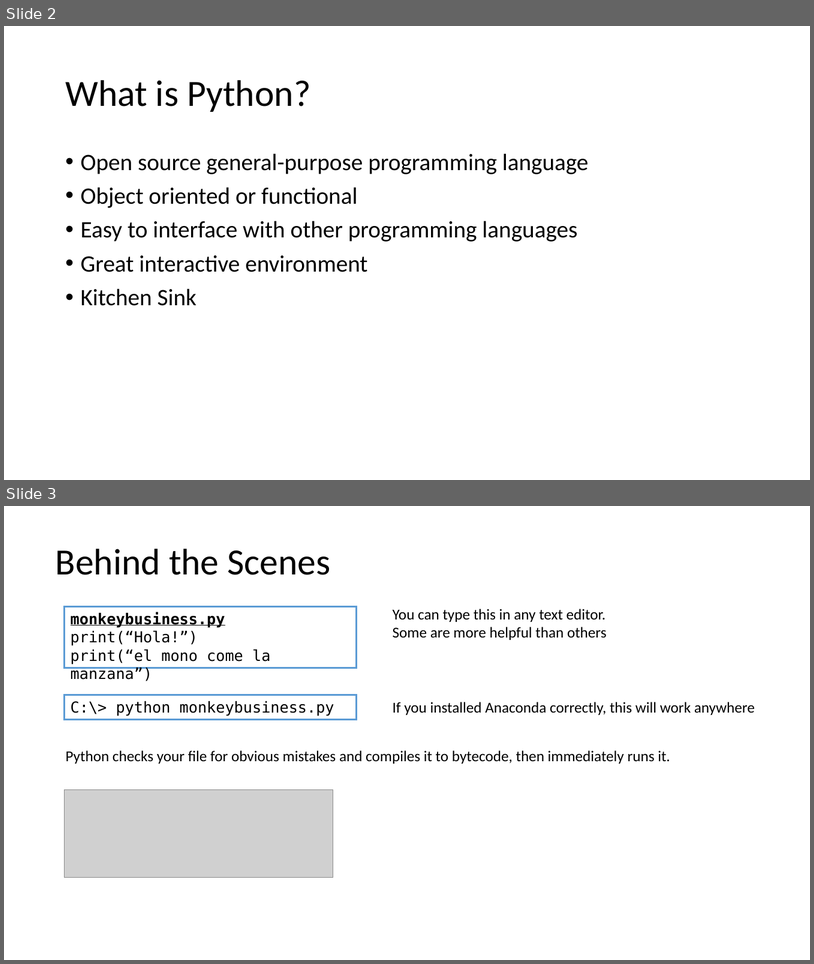
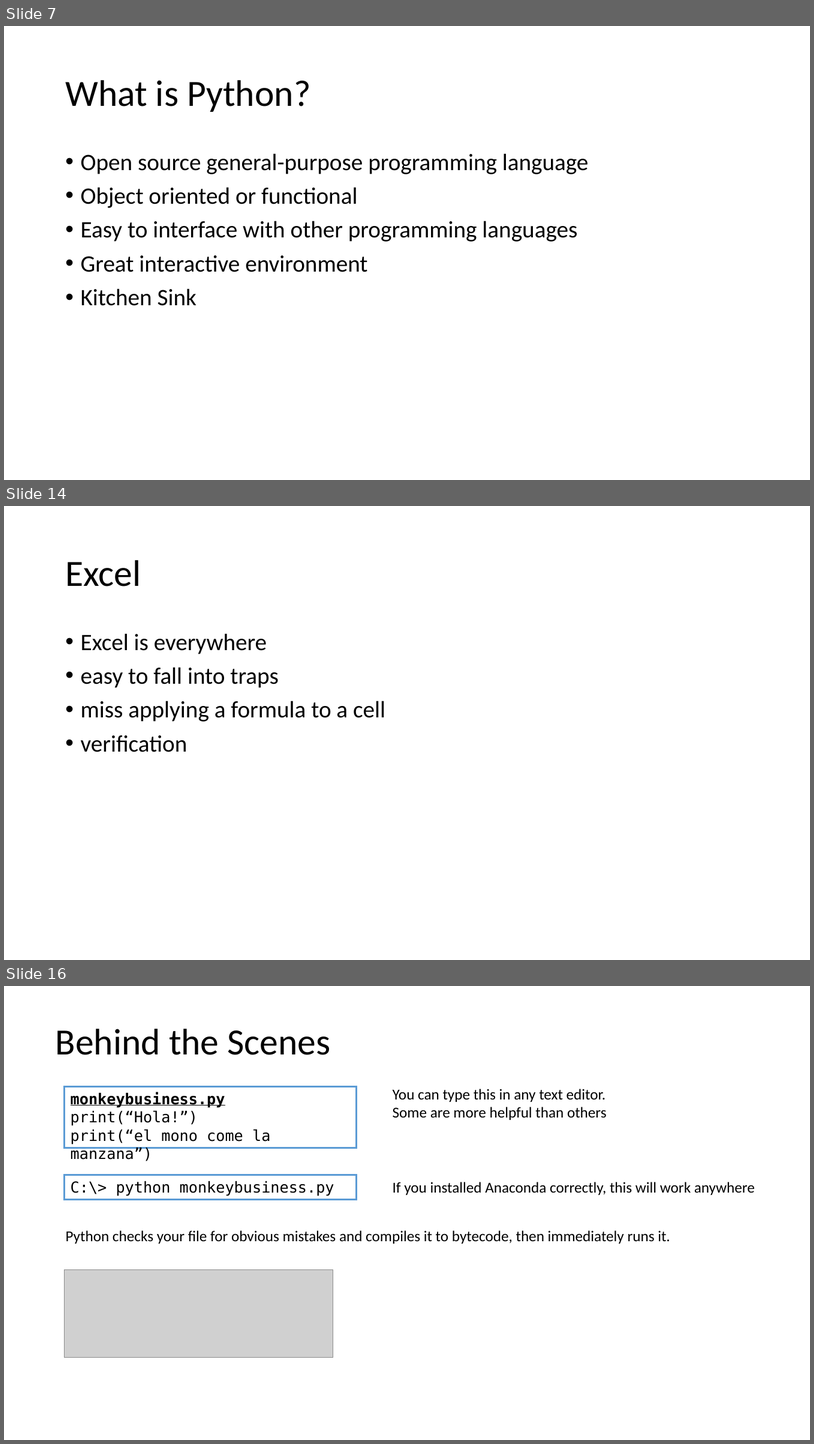
Before and after one commit to LimnoTech/Python-Data-Analysis-Course, a slide deck: Day1/IntroToPython/IntroToPython.pptx. Shown one above the other, each under a label of ours: slides 2 and 3 before the commit, slides 7, 14 and 16 after it; the slides between them are not shown. The pictures are 814x964 and 814x1444 pixels, drawn with LibreOffice and Linux fonts; fonts in the diff are those of the drawing; grey boxes stand for pictures. Boxes give left, top, right and bottom in pixels: in the first picture for what was removed or moved away, otherwise in the second. Text is boxed around its words. In the diff, an @@ line names an element or a change of style, - is before the commit and + after.

```diff
--- a/Day1/IntroToPython/IntroToPython.pptx
+++ b/Day1/IntroToPython/IntroToPython.pptx
@@ slide 14 added at [4,506,810,960], background #FFFFFF @@
@@ title added at [65,560,141,586], 44 pt, text #000000 @@
+Excel
@@ text added at [81,633,386,752], 28 pt, text #000000 @@
+• Excel is everywhere
+• easy to fall into traps
+• miss applying a formula to a cell
+• verification
@@ what was slide 2 is now slide 7 @@
@@ what was slide 3 is now slide 16 @@
```
Also in this commit, not shown: 13 other slides added, 1 other file.
